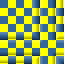
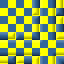
The second 64 x 64 image is a revision of the first. Changes to its layers:
painted on "Bricks" over [15, 15, 63, 63]
